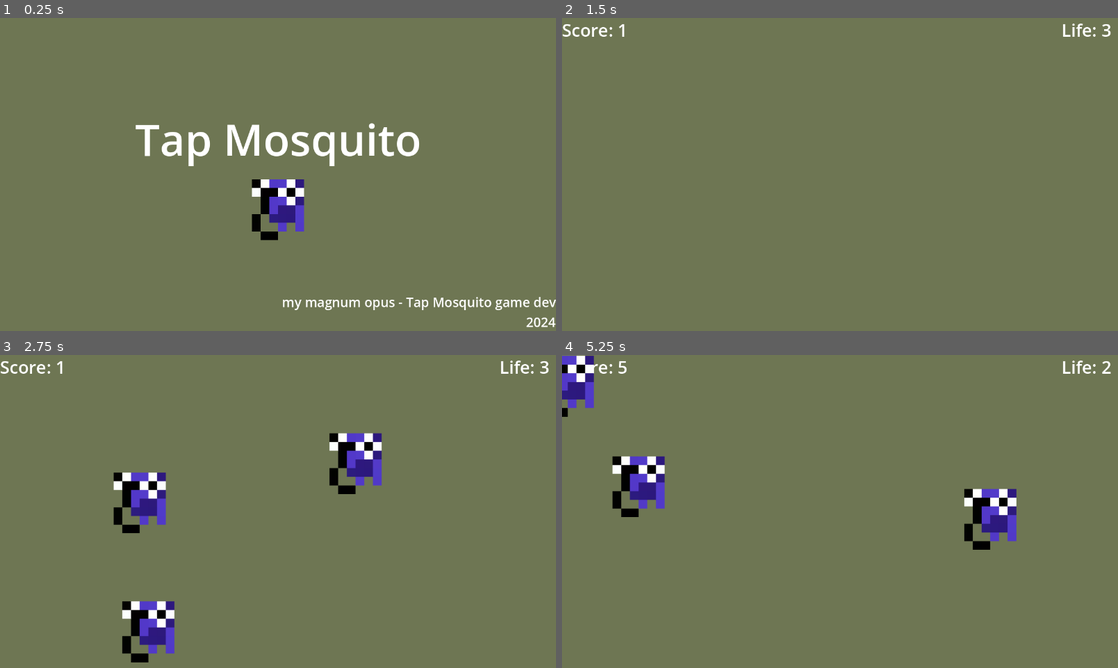
Above: before the commit, frames 1-4 (two rows, left to right).
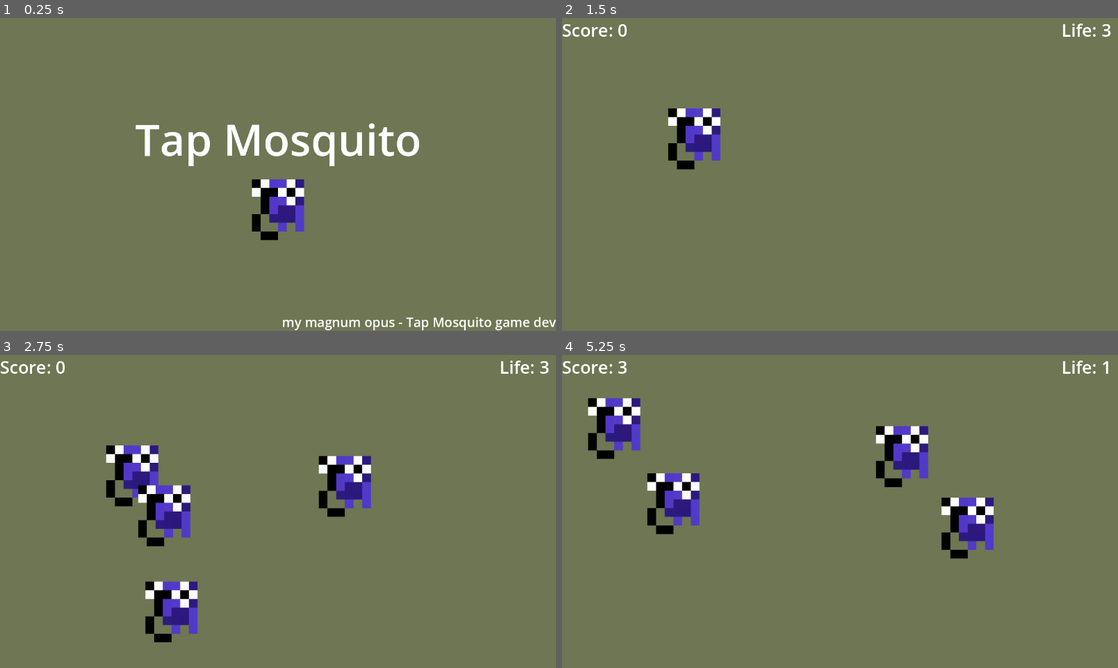
Above: after the commit, the same moments.

Repository: mrrossm/tapmosquito
Game: Godot game, scene res://start.tscn
Same seed, same stepped clock (60 frames per second), same inputs: the game is played once before the commit and once after it.
Inputs (mouse positions are in pixels of both pictures, inside the frame that each line leads up to):
- Up to frame 1 (0.25 s): no input
- Up to frame 2 (1.5 s): click (840, 205) at 0.5 s; move the mouse to (662, 111) at 1.27 s; click (662, 111) at 1.42 s
- Up to frame 3 (2.75 s): tap Enter at 2 s; move the mouse to (166, 527) at 2.02 s; click (166, 527) at 2.17 s
- Up to frame 4 (5.25 s): move the mouse to (917, 464) at 2.77 s; click (917, 464) at 2.92 s; tap Space at 3.5 s; move the mouse to (701, 502) at 3.52 s; click (701, 502) at 3.67 s; move the mouse to (745, 533) at 4.27 s; click (745, 533) at 4.42 s; tap Enter at 5 s; move the mouse to (912, 423) at 5.02 s; click (912, 423) at 5.17 s

The runs differ from the first frame. In frame 1, 1.3% of the frame differs, in the area x 50-100%, y 89-100%; in frame 2, 1.5%; in frame 3, 7.5%; in frame 4, 8.5%, in the area x 0-99%, y 0-66%.

Commit message:
fixed spawn area

Diff:
--- a/_script/PlayButton.gd
+++ b/_script/PlayButton.gd
@@ -1,7 +1,4 @@
 extends TextureButton
-
-
-
 
 func _on_pressed():
 	get_tree().change_scene_to_file("res://game.tscn")
--- a/_script/spawner.gd
+++ b/_script/spawner.gd
@@ -1,4 +1,4 @@
-extends Area2D
+extends Node2D
 
 var enemy_scene = preload("res://enemy.tscn")
 
@@ -10,13 +10,26 @@
 signal life_down
 
 func _on_timer_timeout():
-	# Get area dimension
-	var viewRect = get_viewport_rect()
-	var xPosition = randf_range(viewRect.position.x, viewRect.end.x)
-	var yPosition = randf_range(viewRect.position.y, viewRect.end.y)
-	# Spawn enemy randomly around the gathered dimension
+	# Get spawn area reference
+	var spawn_area = $SpawnArea
+	# Get a random coordinate from the spawn_areak
+	var spawn_area_position = spawn_area.position + Vector2(randf() * spawn_area.size.x, randf() * spawn_area.size.y)
+
+	### UNCOMMENT THESE IF NEEDED
+	## Get area dimension
+	#var viewRect = get_viewport_rect()
+	#var xPosition = randf_range(viewRect.position.x, viewRect.end.x)
+	#var yPosition = randf_range(viewRect.position.y, viewRect.end.y)
+	## Spawn enemy randomly around the gathered dimension
+	#var enemy = enemy_scene.instantiate()
+	#enemy.position = Vector2(xPosition, yPosition)
+	### END OF COMMENT
+
+	# Using the new spawn mechanism
 	var enemy = enemy_scene.instantiate()
-	enemy.position = Vector2(xPosition, yPosition)
+	enemy.position = spawn_area_position
+	#enemy.position = Vector2(534, 434)
+	print(spawn_area.size.y)
 	add_child(enemy)
 	# Connect the enemy's is_tapped signal to a function in the spawner
 	enemy.is_tapped.connect(_on_enemy_is_tapped)
@@ -26,7 +39,7 @@
 func _on_enemy_is_tapped():
 	emit_signal("point_up")
 	# Play sound effect
-	tapped_sfx.play()
+	tapped_sfx.play() # why is this here? structurkfk e could be better...
 
 func _on_enemy_not_tapped():
 	emit_signal("life_down")
--- a/spawner.tscn
+++ b/spawner.tscn
@@ -1,17 +1,18 @@
-[gd_scene load_steps=4 format=3 uid="uid://dkhk31l62nqoy"]
+[gd_scene load_steps=3 format=3 uid="uid://dkhk31l62nqoy"]
 
 [ext_resource type="Script" path="res://_script/spawner.gd" id="1_wn2lb"]
 [ext_resource type="AudioStream" uid="uid://l8r4bpvx6rrc" path="res://_art/audio/tapped/tap(1).wav" id="2_q5bnh"]
 
-[sub_resource type="RectangleShape2D" id="RectangleShape2D_o2oc2"]
-size = Vector2(1105, 585)
-
-[node name="Spawner" type="Area2D"]
+[node name="Spawner" type="Node2D"]
 script = ExtResource("1_wn2lb")
 
-[node name="CollisionShape2D" type="CollisionShape2D" parent="."]
-position = Vector2(636, 376)
-shape = SubResource("RectangleShape2D_o2oc2")
+[node name="SpawnArea" type="ColorRect" parent="."]
+offset_left = 109.0
+offset_top = 113.0
+offset_right = 1180.0
+offset_bottom = 651.0
+mouse_filter = 2
+color = Color(1, 1, 1, 0)
 
 [node name="Timer" type="Timer" parent="."]
 wait_time = 0.5
--- a/start.tscn
+++ b/start.tscn
@@ -71,7 +71,7 @@
 anchor_top = 1.0
 anchor_right = 1.0
 anchor_bottom = 1.0
-offset_top = -88.0
+offset_top = -42.0
 grow_horizontal = 2
 grow_vertical = 0
 
@@ -81,10 +81,4 @@
 theme_override_font_sizes/font_size = 30
 text = "my magnum opus - Tap Mosquito game dev"
 
-[node name="Description2" type="Label" parent="Panel2/VBoxContainer"]
-layout_mode = 2
-size_flags_horizontal = 8
-theme_override_font_sizes/font_size = 30
-text = "2024"
-
 [connection signal="pressed" from="Panel/VBoxContainer/PlayButton" to="Panel/VBoxContainer/PlayButton" method="_on_pressed"]
Not shown, changed: _art/audio/buzz.wav.import
Not shown, changed: _art/audio/tapped/tap(2).wav.import
